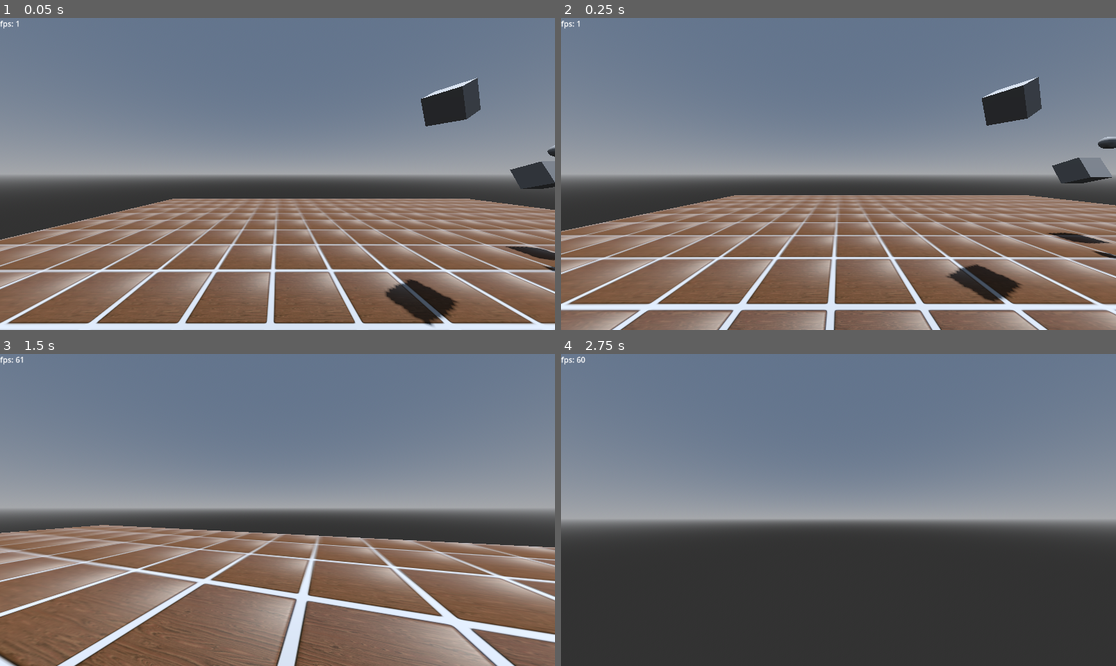
Above: before the commit, frames 1-4 (two rows, left to right).
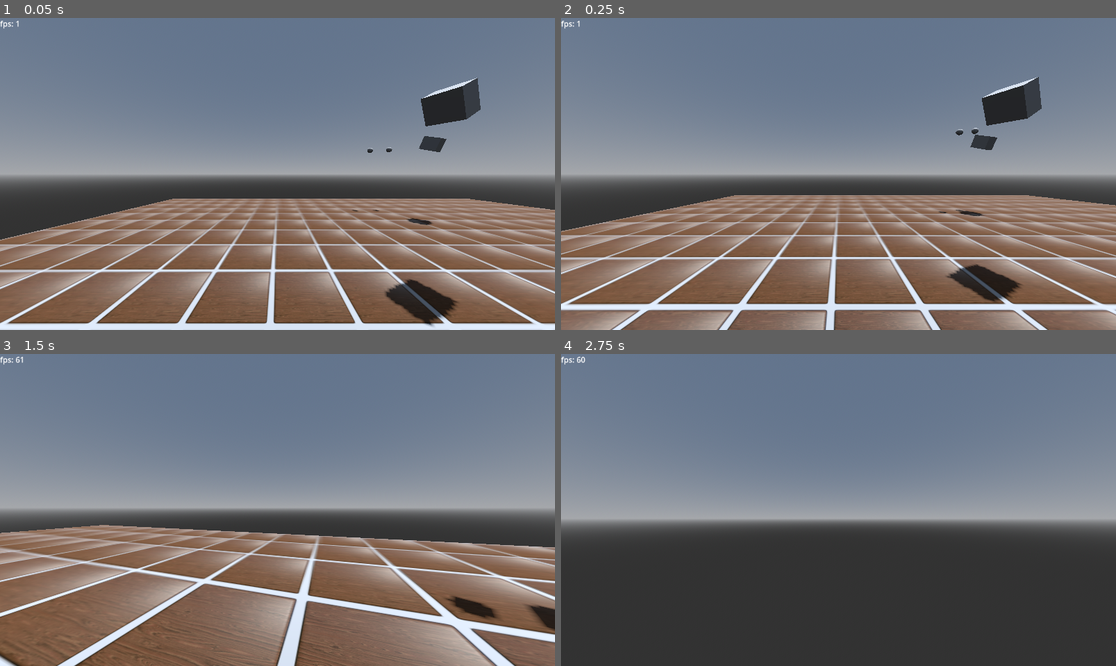
Above: after the commit, the same moments.

Repository: catboyBinary/PURGATORY
Game: Godot game, scene res://Scenes/TestScene/test_scene.tscn
Same seed, same stepped clock (60 frames per second), same inputs: the game is played once before the commit and once after it.
Inputs (mouse positions are in pixels of both pictures, inside the frame that each line leads up to):
- Up to frame 1 (0.05 s): no input
- Up to frame 2 (0.25 s): no input
- Up to frame 3 (1.5 s): move the mouse to (305, 510) at 0.52 s; hold W (move_forward) from 0.53 s (still down); tap Shift (dash) at 0.6, 1.35 s; tap Space (jump) at 0.77 s; move the mouse to (249, 510) at 1.27 s
- Up to frame 4 (2.75 s): keep holding W (move_forward); tap Space (jump) at 1.52 s; move the mouse to (849, 503) at 2.02 s; tap Shift (dash) at 2.1 s

The runs differ from the first frame. In frame 1, 1.1% of the frame differs, in the area x 63-100%, y 37-82%; in frame 2, 1.2%, in the area x 68-100%, y 35-78%; in frame 3, 0.6%; in frame 4, nothing differs.

Commit message:
Cock'n'Balls™️ rotation hotfix

Diff:
--- a/Entities/technoangel_preview/angel.gd
+++ b/Entities/technoangel_preview/angel.gd
@@ -6,5 +6,12 @@
 func _process(delta):
 	wing1 = get_parent().get_node("wing1")
 	wing2 = get_parent().get_node("wing2")
-	wing1.position = wing1.position.lerp(position+Vector3(1,1,1),delta*7)
-	wing2.position = wing2.position.lerp(position+Vector3(-1,1,1),delta*7)
+	wing1.position = wing1.position.lerp(position+rotated_as(Vector3(1,1,-1),rotation),delta*7)
+	wing2.position = wing2.position.lerp(position+rotated_as(Vector3(-1,1,-1),rotation),delta*7)
+
+func rotated_as(vector: Vector3, rotation: Vector3) -> Vector3:
+	var rotated_vector = vector
+	rotated_vector = rotated_vector.rotated(Vector3.BACK,rotation.z)
+	rotated_vector = rotated_vector.rotated(Vector3.UP,rotation.y)
+	rotated_vector = rotated_vector.rotated(Vector3.RIGHT,rotation.x)
+	return rotated_vector
--- a/Entities/technoangel_preview/angel.tscn
+++ b/Entities/technoangel_preview/angel.tscn
@@ -19,6 +19,13 @@
 tracks/0/interp = 2
 tracks/0/loop_wrap = true
 tracks/0/keys = PackedFloat32Array(0, 1, 1.42929, 3.28332, -3.78862, 1, 1, -1.16636, 1.58373, -7.62124, 2, 1, -1.16636, 1.58373, -7.62124, 3, 1, 4.41308, 2.33298, -6.44747, 4, 1, 4.41308, 2.33298, -6.44747, 5, 1, 1.42929, 3.28332, -3.78862, 6, 1, 1.42929, 3.28332, -3.78862)
+tracks/1/type = "rotation_3d"
+tracks/1/imported = false
+tracks/1/enabled = true
+tracks/1/path = NodePath("MeshInstance3D")
+tracks/1/interp = 2
+tracks/1/loop_wrap = true
+tracks/1/keys = PackedFloat32Array(0, 1, 0.171656, 0.252069, -0.0357559, 0.951692, 1, 1, 0.17371, -0.0815608, 0.0238587, 0.981124, 2, 1, 0.17371, -0.0815608, 0.0238587, 0.981124, 3, 1, -0.0299477, -0.636391, 0.264802, 0.723871)
 
 [sub_resource type="AnimationLibrary" id="AnimationLibrary_t56nq"]
 _data = {
@@ -29,16 +36,16 @@
 transform = Transform3D(1, 0, 0, 0, 1, 0, 0, 0, 1, -1.14829, 0, 0.906194)
 
 [node name="MeshInstance3D" type="MeshInstance3D" parent="."]
-transform = Transform3D(1, 0, 0, 0, 0.936696, 0.350142, 0, -0.350142, 0.936696, 1.42929, 3.28332, -3.78862)
+transform = Transform3D(0.985557, -0.0751525, -0.151753, 0.018481, 0.938511, -0.344753, 0.168331, 0.336969, 0.926346, -1.3007, 1.50964, -7.78587)
 mesh = SubResource("BoxMesh_oohpr")
 script = ExtResource("1_awkk7")
 
 [node name="wing1" type="MeshInstance3D" parent="."]
-transform = Transform3D(1, 0, 0, 0, 1, 0, 0, 0, 1, 2.42929, 4.28332, -2.78862)
+transform = Transform3D(1, 0, 0, 0, 1, 0, 0, 0, 1, -0.171806, 2.75222, -8.21201)
 mesh = SubResource("SphereMesh_38uv1")
 
 [node name="wing2" type="MeshInstance3D" parent="."]
-transform = Transform3D(1, 0, 0, 0, 1, 0, 0, 0, 1, 0.429286, 4.28332, -2.78862)
+transform = Transform3D(1, 0, 0, 0, 1, 0, 0, 0, 1, -2.14511, 2.8267, -8.52903)
 mesh = SubResource("SphereMesh_38uv1")
 
 [node name="AnimationPlayer" type="AnimationPlayer" parent="."]
--- a/Scenes/TestScene/test_scene.tscn
+++ b/Scenes/TestScene/test_scene.tscn
@@ -118,4 +118,4 @@
 shape = SubResource("ConcavePolygonShape3D_tcrl1")
 
 [node name="angel" parent="." instance=ExtResource("5_eh5pq")]
-transform = Transform3D(1, 0, 0, 0, 1, 0, 0, 0, 1, 5, 0, -2)
+transform = Transform3D(1, 0, 0, 0, 1, 0, 0, 0, 1, 4.71345, 2.39264, -6.82148)
